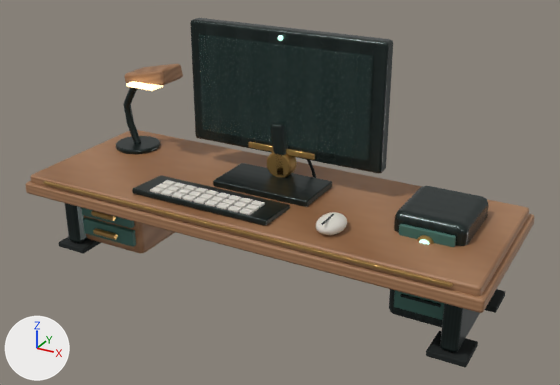
Before and after pictures for a commit that changed the glTF model public/models/custom/architecture/study-workstation.glb.
The view is the same before and after, from a 50 mm lens placed at (4.71, -8.24, 5.34), pointed at (0.22, -0.07, 1.25). The lights are fixed; the arrows at lower left show +X, +Y and +Z. The first picture is the older version. Where no turn or scale is listed for an object, it has been applied to the vertices.

The first picture shows 'Workstation_Desktop', 'Workstation_DesktopCore', 'Workstation_Desktop_Inlay', 'Workstation_Drawer', 'Workstation_DrawerFront_0.38', 'Workstation_DrawerFront_0.67', 'Workstation_DrawerPull_0.38', 'Workstation_DrawerPull_0.67', 'Workstation_Foot_-2.82_Front', 'Workstation_Foot_2.82_Back', 'Workstation_Foot_2.82_Front', 'Workstation_Keyboard', 'Workstation_Lamp_Head', 'Workstation_Leg_2.82', 'Workstation_MonitorCable', 'Workstation_Monitor_Base', 'Workstation_Monitor_Chin', 'Workstation_Monitor_Frame', 'Workstation_Monitor_Pivot', 'Workstation_Monitor_Recess', 'Workstation_Tower', 'Workstation_TowerButtonRing', 'Workstation_TowerInset', 'Workstation_TowerVent_0' and 33 more.
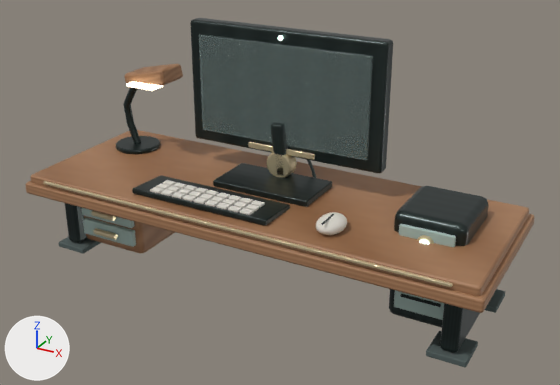
The edits, one by one:
Material 'Brass_Satin' (mat_brass_satin) changes colour from brown #b28d51 to beige #ddcda7; in linear values from (0.445, 0.266, 0.0823) to (0.722, 0.608, 0.384).
Material 'Sage_Panel' (mat_sage_panel) changes colour from dark cyan #3e6a60 to grey #a5bbb4; in linear values from (0.0482, 0.144, 0.117) to (0.376, 0.498, 0.459).
Material 'Rubber_Dark' (mat_rubber_dark) changes colour from black #141b1a to dark grey #4f5c5a; in linear values from (0.007, 0.011, 0.0103) to (0.0784, 0.106, 0.102).
Material 'Glass_Smoke' (mat_glass_smoke) changes colour from dark cyan #385450 to grey #92a6a3; in linear values from (0.0395, 0.0887, 0.0802) to (0.286, 0.38, 0.365).
In material 'Glass_Smoke' (mat_glass_smoke), metallic goes from 0.06 to 0.05.
In material 'Glass_Smoke' (mat_glass_smoke), roughness goes from 0.2 to 0.22.
In material 'Glass_Smoke' (mat_glass_smoke), alpha goes from 0.32 to 0.34.
In material 'Metal_BrushedSteel' (mat_metal_brushedsteel), metallic goes from 0.76 to 0.72.
In material 'Metal_BrushedSteel' (mat_metal_brushedsteel), roughness goes from 0.27 to 0.31.

Pixel boxes [x1, y1, x2, y2] of what changed, in the pictures (560 x 385 px):
'Workstation_Monitor_Recess', recoloured, surface changed
    both: [199, 34, 373, 160]
'Workstation_Desktop_Inlay', recoloured
    both: [43, 181, 453, 287]
'Workstation_TowerInset', recoloured (dark cyan to grey)
    both: [394, 224, 456, 320]
'Workstation_Foot_2.82_Front', recoloured (black to dark grey)
    both: [426, 331, 478, 367]
'Workstation_DrawerFront_0.38', recoloured (dark cyan to grey)
    both: [83, 217, 136, 247]
'Workstation_Monitor_Pivot', recoloured (brown to beige)
    both: [267, 152, 297, 178]
'Workstation_Foot_-2.82_Front', recoloured (black to dark grey)
    both: [59, 236, 101, 253]
'Workstation_Monitor_Chin', recoloured (brown to beige)
    both: [248, 141, 315, 160]
'Workstation_Foot_2.82_Back', recoloured (black to dark grey)
    both: [485, 289, 505, 313]
'Workstation_DrawerFront_0.67', recoloured (dark cyan to grey)
    both: [82, 208, 135, 228]
'Workstation_DrawerPull_0.38', recoloured (brown to beige)
    both: [93, 228, 118, 240]
'Workstation_TowerVent_0', surface changed
    both: [400, 294, 441, 307]
'Workstation_DrawerPull_0.67', recoloured
    both: [91, 210, 116, 221]
'Workstation_TowerButtonRing', recoloured
    both: [417, 235, 434, 244]
'Workstation_MonitorCable', recoloured
    both: [306, 159, 316, 178]
